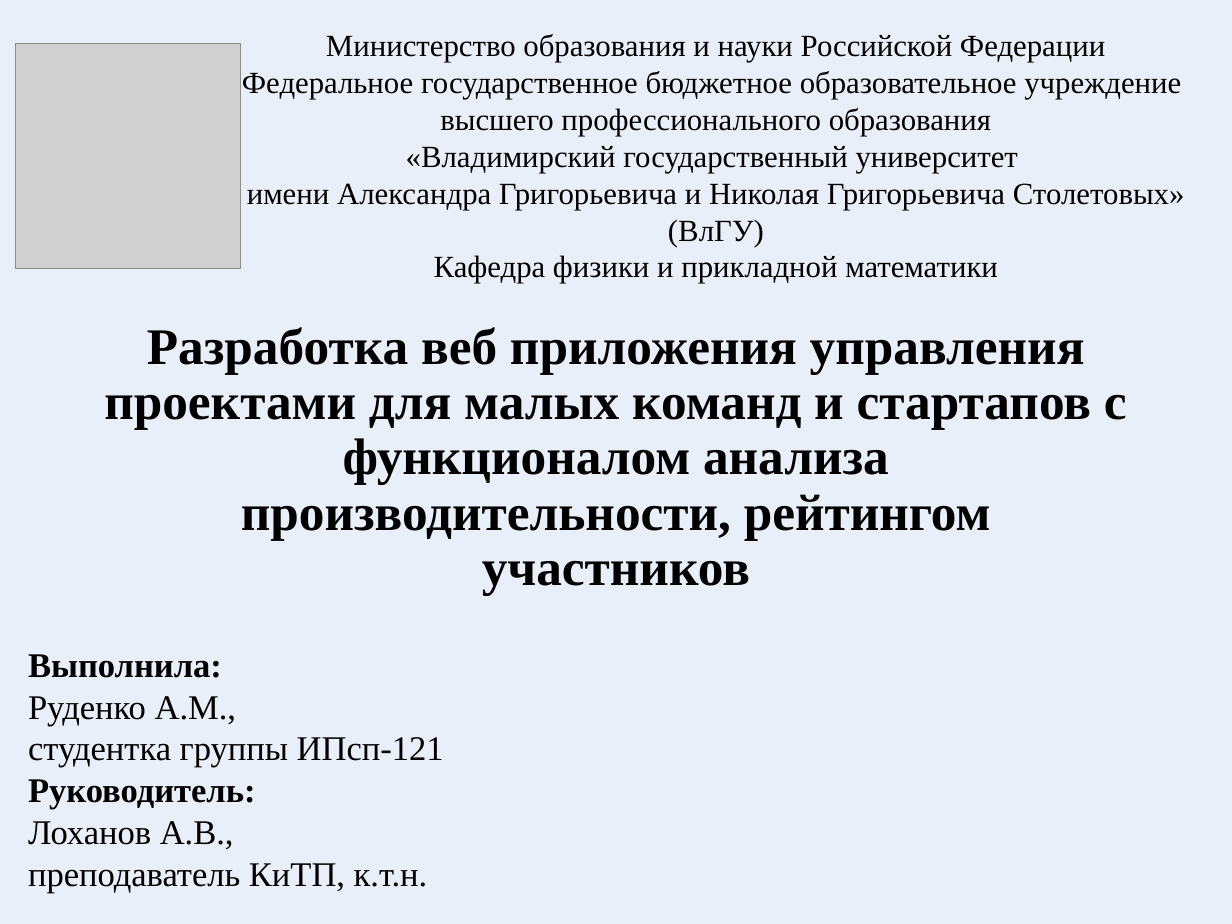
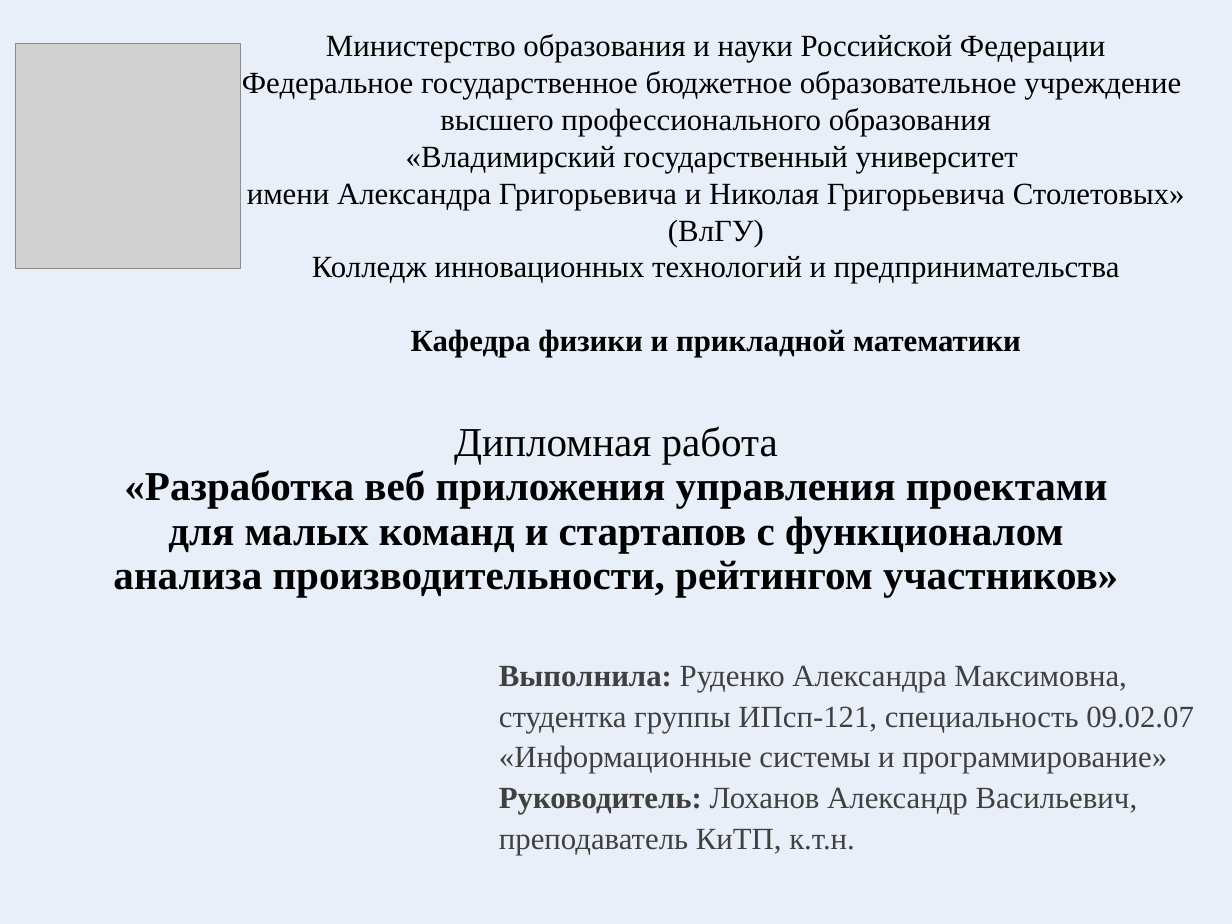
Before and after one commit to kemmed/TaskLoom, a slide deck: slide 1 of doc/диплом/презентация_диплом.pptx. Drawn at 1232x924 pixels with LibreOffice and Linux fonts; fonts in the diff are those of the drawing; grey boxes stand for pictures. Boxes give left, top, right and bottom in pixels: in the first picture for what was removed or moved away, otherwise in the second. Text is boxed around its words. In the diff, an @@ line names an element or a change of style, - is before the commit and + after.

Commit message:
update report and presentation

```diff
--- a/doc/диплом/презентация_диплом.pptx
+++ b/doc/диплом/презентация_диплом.pptx
@@ text at bbox=[247, 146, 1185, 357]: text changed @@
-«Владимирский государственный университет
-имени Александра Григорьевича и Николая Григорьевича Столетовых»
-(ВлГУ)
-Кафедра физики и прикладной математики
+«Владимирский государственный университет
+имени Александра Григорьевича и Николая Григорьевича Столетовых»
+(ВлГУ)
+Колледж инновационных технологий и предпринимательства
+Кафедра физики и прикладной математики
@@ text at bbox=[113, 426, 1118, 597]: text changed; size 30 to 24 pt @@
-Разработка веб приложения управления проектами для малых команд и стартапов с функционалом анализа производительности, рейтингом участников
+Дипломная работа
+«Разработка веб приложения управления проектами для малых команд и стартапов с функционалом анализа производительности, рейтингом участников»
@@ text at bbox=[499, 665, 1194, 855]: text changed; size 20.1 to 18 pt; text colour #000000 to #404040 @@
-Выполнила:
-Руденко А.М.,
-студентка группы ИПсп-121
-Руководитель:
-Лоханов А.В.,
-преподаватель КиТП, к.т.н.
+Выполнила: Руденко Александра Максимовна, студентка группы ИПсп-121, специальность 09.02.07 «Информационные системы и программирование»
+Руководитель: Лоханов Александр Васильевич, преподаватель КиТП, к.т.н.
```
Also in this commit, not shown: 2 other files.
